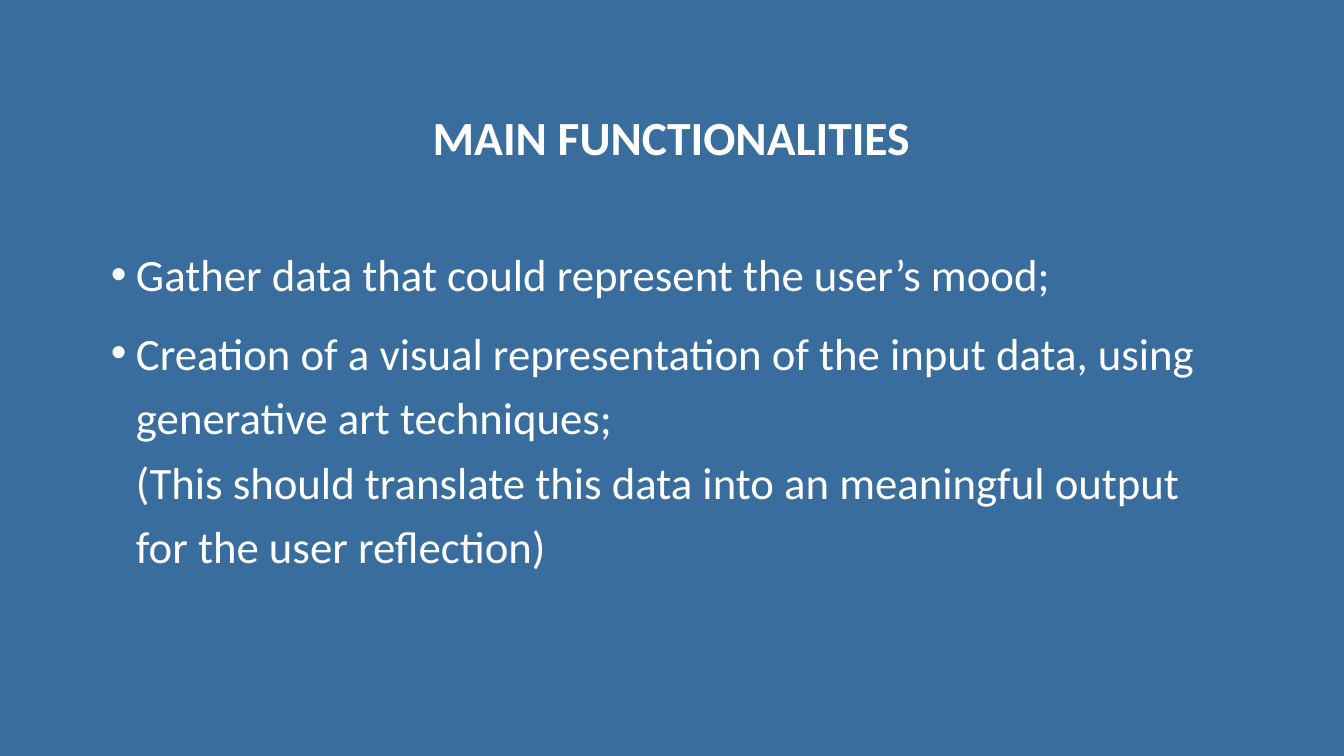
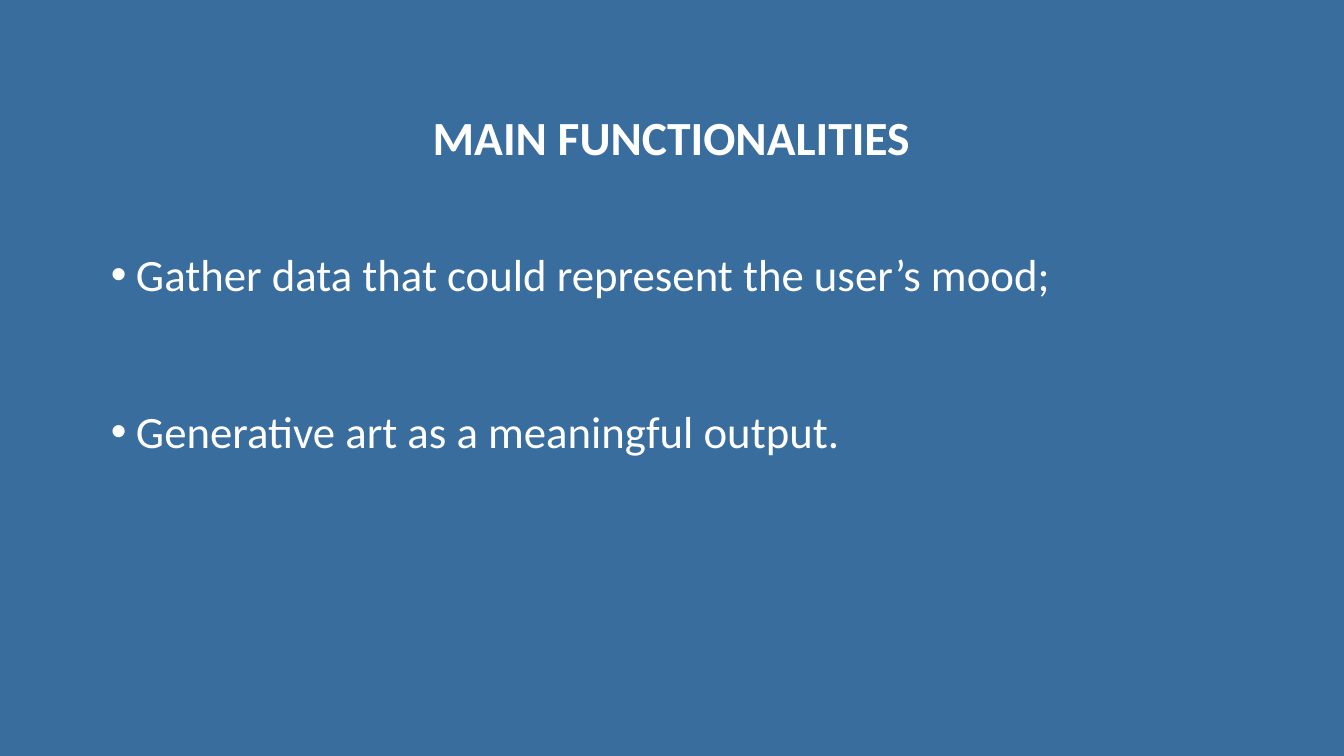
Before and after one commit to alannunescaetano/MoodPicture, a slide deck: slide 5 of Documents/Mood Picture - Second presentation.pptx. Drawn at 1344x756 pixels with LibreOffice and Linux fonts; fonts in the diff are those of the drawing. Boxes give left, top, right and bottom in pixels: in the first picture for what was removed or moved away, otherwise in the second. Text is boxed around its words. In the diff, an @@ line names an element or a change of style, - is before the commit and + after.

```diff
--- a/Documents/Mood Picture - Second presentation.pptx
+++ b/Documents/Mood Picture - Second presentation.pptx
@@ text at [136, 417, 839, 456]: text changed @@
-• Creation of a visual representation of the input data, using generative art techniques;
-  (This should translate this data into an meaningful output for the user reflection)
+• Generative art as a meaningful output.
```
Also in this commit, not shown: 10 other slides changed.
